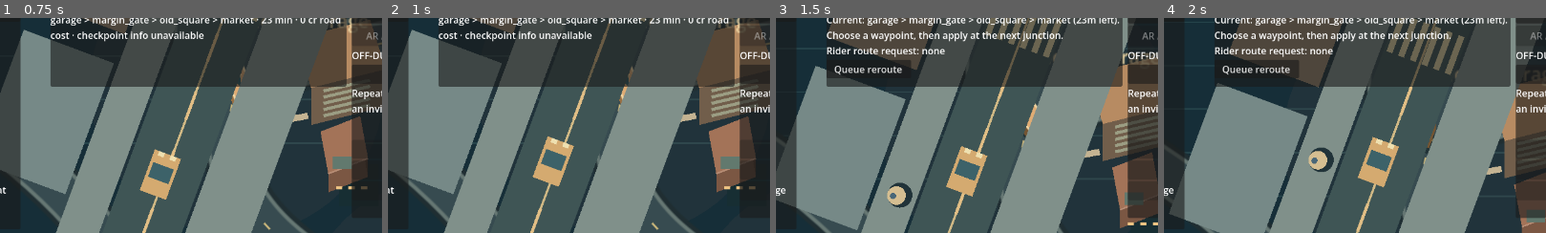
Above: before the commit, frames 1-4 (left to right).
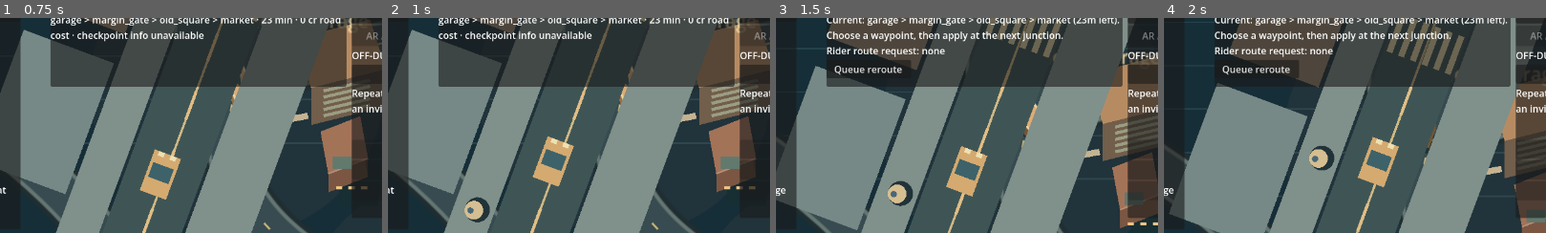
Above: after the commit, the same moments.

Repository: MohamedXIV/outsider-driver-2d
Game: Godot game, scene res://scenes/sandbox.tscn
Same seed, same stepped clock (60 frames per second), same inputs: the game is played once before the commit and once after it.
Inputs:
- Up to frame 1 (0.75 s): click "Debug · F3" at 0.5 s
- Up to frame 2 (1 s): no input
- Up to frame 3 (1.5 s): click "Accept ride" at 1.25 s
- Up to frame 4 (2 s): no input
The pictures show only the part of the screen within x 33-83%, y 50-100%; the shares and areas given below are measured in that part.

Frame 1 is identical in both runs. In frame 2, 0.6% of the frame differs, in the area x 20-27%, y 83-96%; in frame 3, 0.3%; in frame 4, 0.3%.

Commit message:
Synchronize autonomous actors at tick boundary and exercise native save restoration

Diff:
--- a/scripts/sandbox/sandbox_main.gd
+++ b/scripts/sandbox/sandbox_main.gd
@@ -605,6 +605,7 @@
 		_city.local_active_npc_id="";_city.local_active_npc_ids.clear()
 		return
 	if _street_pilot!=null:
+		_street_pilot.sync_residents()
 		_city.local_active_npc_ids=_street_pilot.loaded_ids()
 		_city.local_active_npc_id=_street_pilot.walking_npc_id
 		return
--- a/scripts/sandbox/sandbox_street_pilot.gd
+++ b/scripts/sandbox/sandbox_street_pilot.gd
@@ -172,13 +172,16 @@
 	hitbox.shape=shape;vehicle.add_child(hitbox);add_child(vehicle)
 	return vehicle
 
-func _physics_process(delta: float) -> void:
-	if car==null or follower==null: return
+func sync_residents() -> void:
 	# Observe newly committed World intent, including a second resident whose
 	# eligibility changed after this module was loaded.
 	for id in SandboxLocalPedestrianTrip.candidates(world):
 		if not pedestrians.has(id) and not world.resident(id).get("local_pedestrian_trip",{}).is_empty():
 			_spawn_resident(id)
+
+func _physics_process(delta: float) -> void:
+	if car==null or follower==null: return
+	sync_residents()
 	var occupied: bool=crossing_occupied()
 	for actor in pedestrians.values():
 		actor.block_for_player=embedded and (SandboxStreetRouteBinding.taxi_occupies_crosswalk(world) or SandboxWorldTraffic.occupies_zebra(world))
--- a/tests/test_actor_lifecycle_pose.gd
+++ b/tests/test_actor_lifecycle_pose.gd
@@ -4,8 +4,11 @@
 	var world: SandboxWorld=SandboxWorld.new(29)
 	var ids: Array[String]=SandboxLocalPedestrianTrip.candidates(world)
 	assert(ids.size()==2)
+	# Establish both trips before ticking either; ticks now autonomously start
+	# eligible residents, so sequential manual setup would duplicate departure.
 	for id in ids:
 		assert(SandboxLocalPedestrianTrip.begin(world,id,SandboxLocalPedestrianTrip.PATCHWORKS_PARTS))
+	for id in ids:
 		var trip: Dictionary=world.resident(id)["local_pedestrian_trip"]
 		var slot: int=int(trip["slot"])
 		var phase: float=.23
--- a/tests/test_actor_lifecycle_scene.gd
+++ b/tests/test_actor_lifecycle_scene.gd
@@ -7,7 +7,7 @@
 	var scene: Node2D=load("res://scenes/sandbox.tscn").instantiate()
 	root.add_child(scene)
 	scene.set_process(false)
-	scene._process(.25)
+	scene._process(scene.REAL_SECONDS_PER_STEP)
 	var world: SandboxWorld=scene._world
 	var ids: Array[String]=scene._street_pilot.loaded_ids()
 	assert(not ids.is_empty())
--- a/tests/test_integration_actor_lifecycle_scene.gd
+++ b/tests/test_integration_actor_lifecycle_scene.gd
@@ -3,7 +3,7 @@
 func _initialize() -> void: call_deferred("_run")
 func _scene() -> Node:
 	var scene: Node=load("res://scenes/sandbox.tscn").instantiate();root.add_child(scene);scene.set_process(false)
-	scene._world=SandboxWorld.new(29);scene._city.world=scene._world;scene._process(.1)
+	scene._world=SandboxWorld.new(29);scene._city.world=scene._world;scene._process(scene.REAL_SECONDS_PER_STEP)
 	for actor in scene._street_pilot.pedestrians.values():
 		actor.set_physics_process(false);actor._agent.avoidance_enabled=false
 	return scene
--- /dev/null
+++ b/tests/test_living_streets_scene.gd
@@ -0,0 +1,62 @@
+extends SceneTree
+
+func _initialize() -> void: call_deferred("_run")
+
+func _run() -> void:
+	root.size=Vector2i(1280,720)
+	var scene: Node=load("res://scenes/sandbox.tscn").instantiate()
+	root.add_child(scene)
+	# Select a reproducible population, without editing residents or motives.
+	scene._world=SandboxWorld.new(29);scene._city.world=scene._world
+	var saw_crossing: bool=false
+	var saw_adjacent: bool=false
+	var did_save: bool=false
+	for frame in range(2400):
+		await physics_frame
+		var pilot: SandboxStreetPilot=scene._street_pilot
+		if pilot==null or pilot.pedestrians.size()!=2: continue
+		assert(scene._world.residents.size()==9)
+		var first: SandboxPedestrianActor=pilot.pedestrians["npc:04"]
+		var second: SandboxPedestrianActor=pilot.pedestrians["npc:08"]
+		assert(first.position.distance_to(second.position)>=13.0)
+		for actor in [first,second]:
+			if actor.position.y>330 and actor.position.y<374:
+				assert(absf(actor.position.x-SandboxStreetModule.CROSS_X)<17.0)
+				assert(actor.global_position.distance_to(pilot.car.global_position)>13.0)
+				saw_crossing=true
+				if not did_save:
+					pilot.reconcile_reservations()
+					var poses: Dictionary=pilot.visual_snapshot()
+					var ledger: Array=scene._world.events.duplicate(true)
+					scene._on_save();scene._on_load()
+					assert(scene._world.events==ledger, "Load must preserve the event ledger exactly")
+					for id in poses["actors"]:
+						var saved: Dictionary=poses["actors"][id]
+						assert(scene._street_pilot.pedestrians[id].position.distance_to(Vector2(saved["pedestrian_x"],saved["pedestrian_y"]))<.001)
+					did_save=true
+					break
+		if did_save and pilot!=scene._street_pilot: continue
+		if second.position.x>570: saw_adjacent=true
+		if frame%120==0:
+			print("LIVING_TRACE minute=",scene._world.minute," first=",first.position," second=",second.position,
+				" reserved=",pilot.crossing_occupied()," car=",pilot.car.position," goal=",first.destination," arrived=",first.did_arrive," blocked=",first.path_blocked," next=",first._agent.get_next_path_position()," velocity=",first.velocity)
+		if first.did_arrive and second.did_arrive:
+			assert(pilot.car_yielded)
+			break
+	assert(did_save and saw_crossing and saw_adjacent)
+	for id in ["npc:04","npc:08"]:
+		assert(scene._world.resident(id)["local_pedestrian_trip"]["status"]=="arrived")
+		var departures: int=0
+		var arrivals: int=0
+		for event in scene._world.events:
+			if event["subject"]!=id: continue
+			if event["kind"]=="local_pedestrian_departed": departures+=1
+			if event["kind"]=="local_pedestrian_arrived": arrivals+=1
+		assert(departures==1 and arrivals==1)
+	assert(SandboxWorld.new().restore_snapshot(scene._world.snapshot()))
+	await process_frame
+	await RenderingServer.frame_post_draw
+	DirAccess.make_dir_recursive_absolute("/tmp/od2d-living-evidence")
+	assert(root.get_texture().get_image().save_png("/tmp/od2d-living-evidence/arrived.png")==OK)
+	print("LIVING_STREETS_SCENE_PASS normal World ticks, two real agents, legal crossing, traffic yield, mid-crossing save and adjacent-block arrival")
+	quit()
--- a/tests/test_manual_time_crossing_scene.gd
+++ b/tests/test_manual_time_crossing_scene.gd
@@ -2,7 +2,7 @@
 func _initialize() -> void: call_deferred("_run")
 func _run() -> void:
 	var scene: Node=load("res://scenes/sandbox.tscn").instantiate();root.add_child(scene);scene.set_process(false)
-	scene._world=SandboxWorld.new(29);scene._city.world=scene._world;scene._process(.1)
+	scene._world=SandboxWorld.new(29);scene._city.world=scene._world;scene._process(scene.REAL_SECONDS_PER_STEP)
 	for actor in scene._street_pilot.pedestrians.values():
 		actor.set_physics_process(false);actor._agent.avoidance_enabled=false
 		actor.position=Vector2(312 if actor.slot==0 else 328,350);actor.crossing_reserved=true
--- a/tests/test_shared_crossing_priority_scene.gd
+++ b/tests/test_shared_crossing_priority_scene.gd
@@ -10,7 +10,7 @@
 	var scene: Node2D=load("res://scenes/sandbox.tscn").instantiate()
 	root.add_child(scene)
 	scene.set_process(false)
-	scene._process(0.1)
+	scene._process(scene.REAL_SECONDS_PER_STEP)
 	assert(scene._street_pilot!=null)
 	var walker: SandboxPedestrianActor=scene._street_pilot.pedestrian
 	walker.position=Vector2(SandboxStreetModule.CROSS_X,
--- a/tests/test_shuttle_crossing_scene.gd
+++ b/tests/test_shuttle_crossing_scene.gd
@@ -8,7 +8,7 @@
 	var scene: Node2D=load("res://scenes/sandbox.tscn").instantiate()
 	root.add_child(scene)
 	scene.set_process(false)
-	scene._process(0.1)
+	scene._process(scene.REAL_SECONDS_PER_STEP)
 	assert(scene._street_pilot!=null,"Player Mode needs a genuine local resident")
 	var walker: SandboxPedestrianActor=scene._street_pilot.pedestrian
 	walker.position=Vector2(SandboxStreetModule.CROSS_X,
--- a/tests/test_street_handoff.gd
+++ b/tests/test_street_handoff.gd
@@ -10,7 +10,7 @@
 	root.add_child(scene)
 	scene.set_process(false)
 	var world: SandboxWorld=scene._world
-	scene._process(.25)
+	scene._process(scene.REAL_SECONDS_PER_STEP)
 	assert(scene._street_pilot!=null)
 	var npc_id: String=scene._street_pilot.walking_npc_id
 	for i in range(85):
--- a/tests/test_street_main_scene.gd
+++ b/tests/test_street_main_scene.gd
@@ -13,7 +13,7 @@
 	assert(not original_world.is_travelling())
 	var initial_actor: String = SandboxLocalPedestrianTrip.candidate(original_world)
 	assert(not initial_actor.is_empty(), "A real idle Patchworks resident should qualify")
-	scene._process(.20)
+	scene._process(scene.REAL_SECONDS_PER_STEP)
 	assert(scene._street_pilot != null, "No embedded street instance")
 	assert(scene._street_pilot.embedded)
 	assert(scene._street_pilot.world == original_world)
--- a/tests/test_taxi_crossing_scene.gd
+++ b/tests/test_taxi_crossing_scene.gd
@@ -7,7 +7,7 @@
 	var scene: Node2D=load("res://scenes/sandbox.tscn").instantiate()
 	root.add_child(scene)
 	scene.set_process(false)
-	scene._process(0.1)
+	scene._process(scene.REAL_SECONDS_PER_STEP)
 	assert(scene._street_pilot!=null)
 	var zebra: Vector2=scene._street_pilot.to_global(Vector2(
 			SandboxStreetModule.CROSS_X,SandboxStreetModule.LANE_Y))
--- a/tests/test_taxi_crossing_unload_scene.gd
+++ b/tests/test_taxi_crossing_unload_scene.gd
@@ -11,7 +11,7 @@
 	var scene: Node2D=load("res://scenes/sandbox.tscn").instantiate()
 	root.add_child(scene)
 	scene.set_process(false)
-	scene._process(0.1)
+	scene._process(scene.REAL_SECONDS_PER_STEP)
 	assert(scene._street_pilot!=null)
 	assert(scene._world.reposition("market","margin_gate"))
 	var walker: SandboxPedestrianActor=scene._street_pilot.pedestrian
--- a/tests/test_two_resident_cancel_scene.gd
+++ b/tests/test_two_resident_cancel_scene.gd
@@ -3,7 +3,7 @@
 func _run() -> void:
 	var scene: Node=load("res://scenes/sandbox.tscn").instantiate()
 	root.add_child(scene);scene.set_process(false)
-	scene._world=SandboxWorld.new(29);scene._city.world=scene._world;scene._process(.1)
+	scene._world=SandboxWorld.new(29);scene._city.world=scene._world;scene._process(scene.REAL_SECONDS_PER_STEP)
 	var pilot: SandboxStreetPilot=scene._street_pilot
 	for actor in pilot.pedestrians.values():
 		actor.set_physics_process(false);actor._agent.avoidance_enabled=false;actor.crossing_reserved=true
--- a/tests/test_two_resident_crossing_scene.gd
+++ b/tests/test_two_resident_crossing_scene.gd
@@ -3,7 +3,7 @@
 func _run() -> void:
 	var scene: Node=load("res://scenes/sandbox.tscn").instantiate()
 	root.add_child(scene);scene.set_process(false)
-	scene._world=SandboxWorld.new(29);scene._city.world=scene._world;scene._process(.1)
+	scene._world=SandboxWorld.new(29);scene._city.world=scene._world;scene._process(scene.REAL_SECONDS_PER_STEP)
 	var pilot: SandboxStreetPilot=scene._street_pilot
 	assert(pilot.pedestrians.size()==2)
 	for actor in pilot.pedestrians.values():
--- a/tests/test_two_resident_scene.gd
+++ b/tests/test_two_resident_scene.gd
@@ -4,7 +4,7 @@
 	var scene: Node=load("res://scenes/sandbox.tscn").instantiate()
 	root.add_child(scene);scene.set_process(false)
 	scene._world=SandboxWorld.new(29);scene._city.world=scene._world
-	scene._process(.1)
+	scene._process(scene.REAL_SECONDS_PER_STEP)
 	var pilot: Node=scene._street_pilot
 	assert(pilot.get("pedestrians") is Dictionary,"The native presenter must host two real resident bodies")
 	assert(pilot.pedestrians.size()==2 and scene._world.residents.size()==9)
